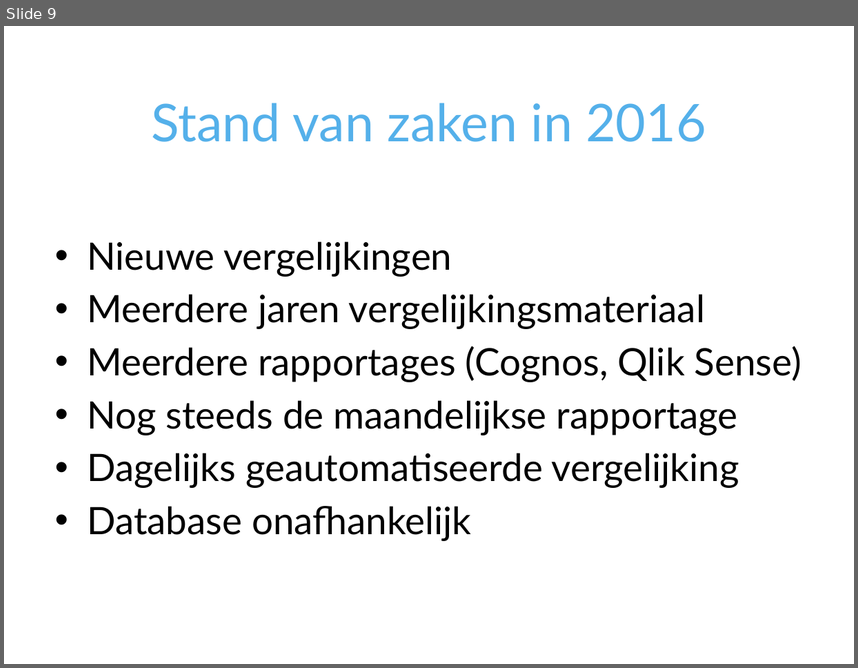
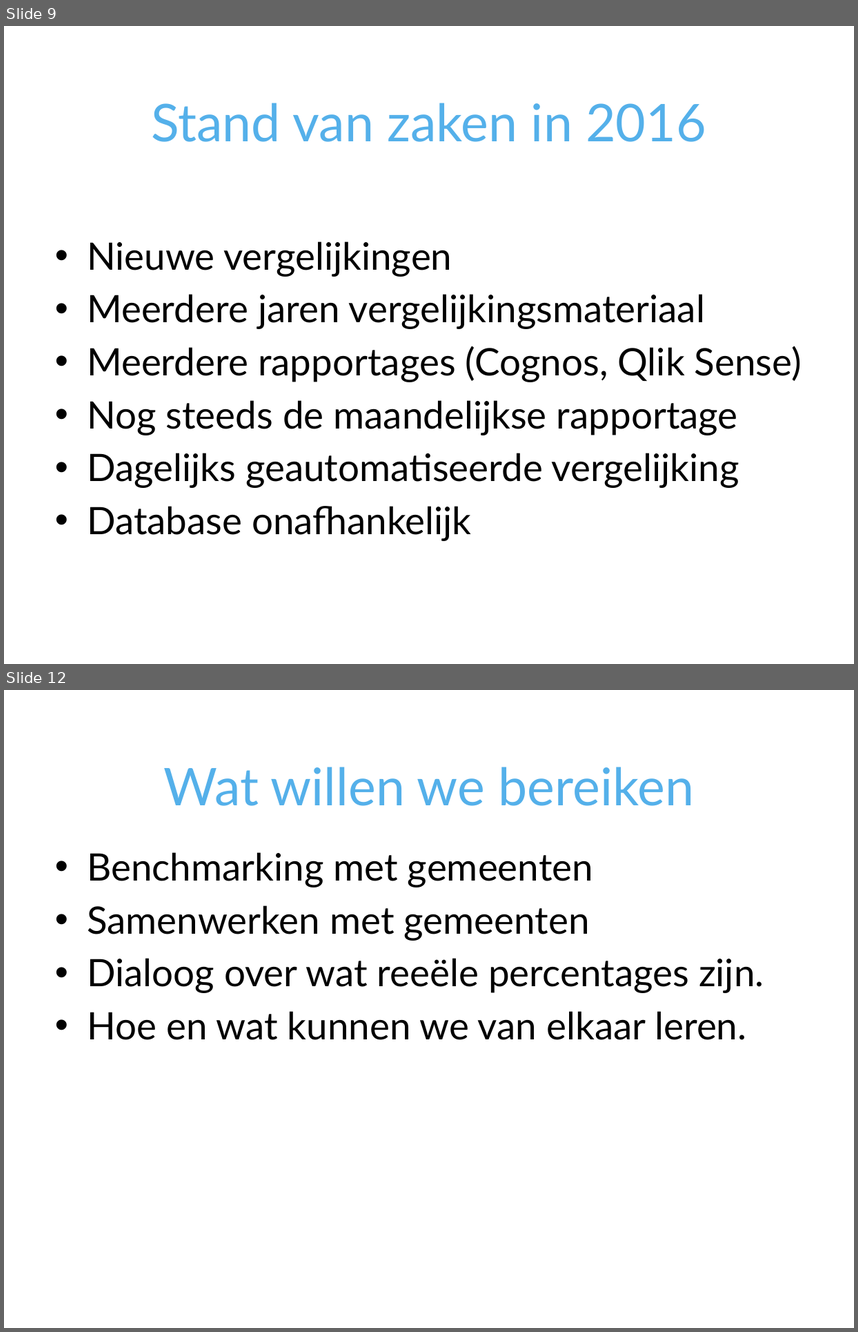
Before and after one commit to VNG-Realisatie/i-Spiegel, a slide deck: doc/GegevensVergelijker.pptx. Shown one above the other, each under a label of ours: slide 9 before the commit, slides 9 and 12 after it; the slides between them are not shown. The pictures are 858x668 and 858x1332 pixels, drawn with LibreOffice and Linux fonts; fonts in the diff are those of the drawing; background and template pictures are left out. Boxes give left, top, right and bottom in pixels: in the first picture for what was removed or moved away, otherwise in the second. Text is boxed around its words. In the diff, an @@ line names an element or a change of style, - is before the commit and + after.

```diff
--- a/doc/GegevensVergelijker.pptx
+++ b/doc/GegevensVergelijker.pptx
@@ slide 12 added at bbox=[4, 690, 854, 1328], background picture (left out) @@
@@ title added at bbox=[163, 767, 694, 806], 44 pt, text #54B0EA @@
+Wat willen we bereiken
@@ text added at bbox=[87, 852, 764, 1040], 32 pt, text #000000 @@
+• Benchmarking met gemeenten
+• Samenwerken met gemeenten
+• Dialoog over wat reeële percentages zijn.
+• Hoe en wat kunnen we van elkaar leren.
```
Also in this commit, not shown: 1 slide changed, 5 other slides added.
